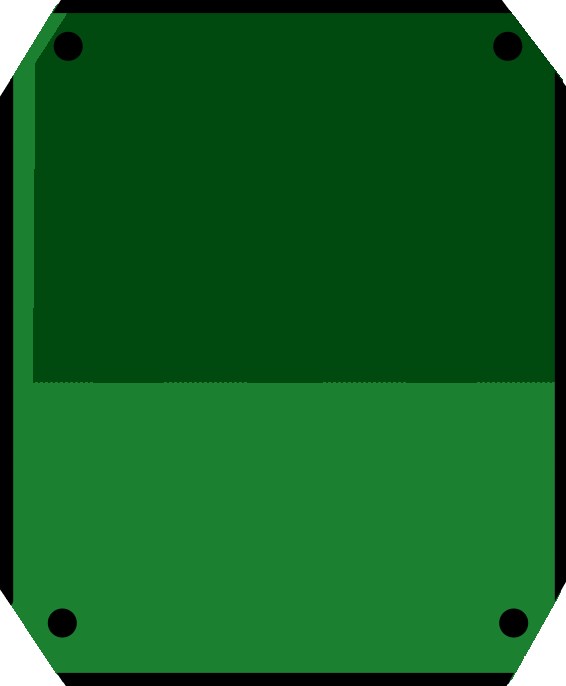
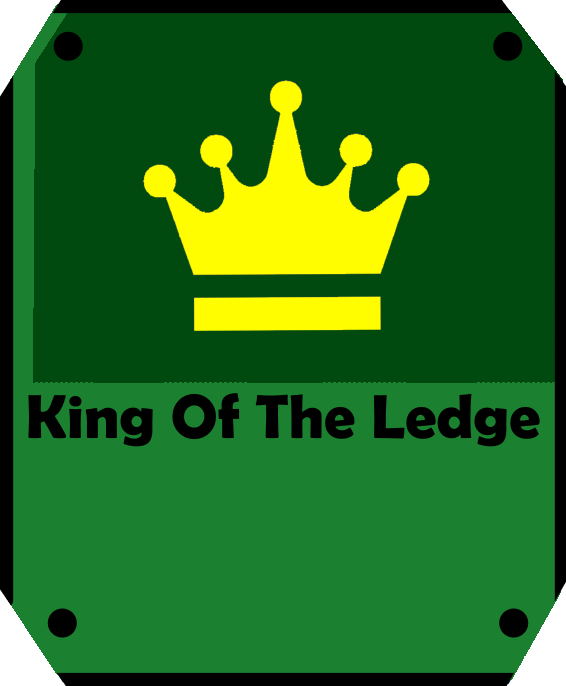
Two versions of the same layered image (566px x 686px). Layer-by-layer changes:
added layer "Crown.png" above "Vector Layer 1" over (142, 80, 430, 332)